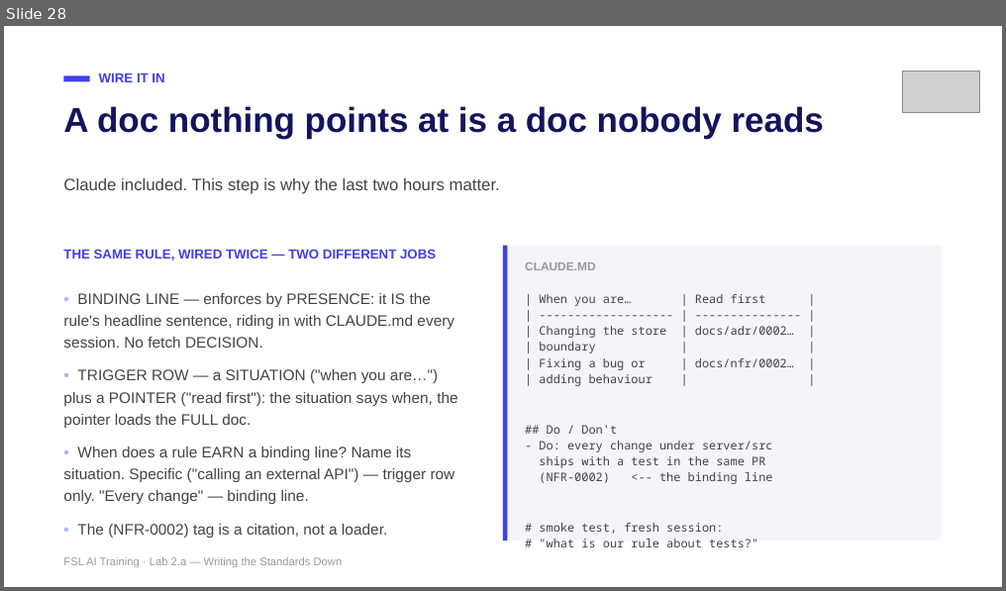
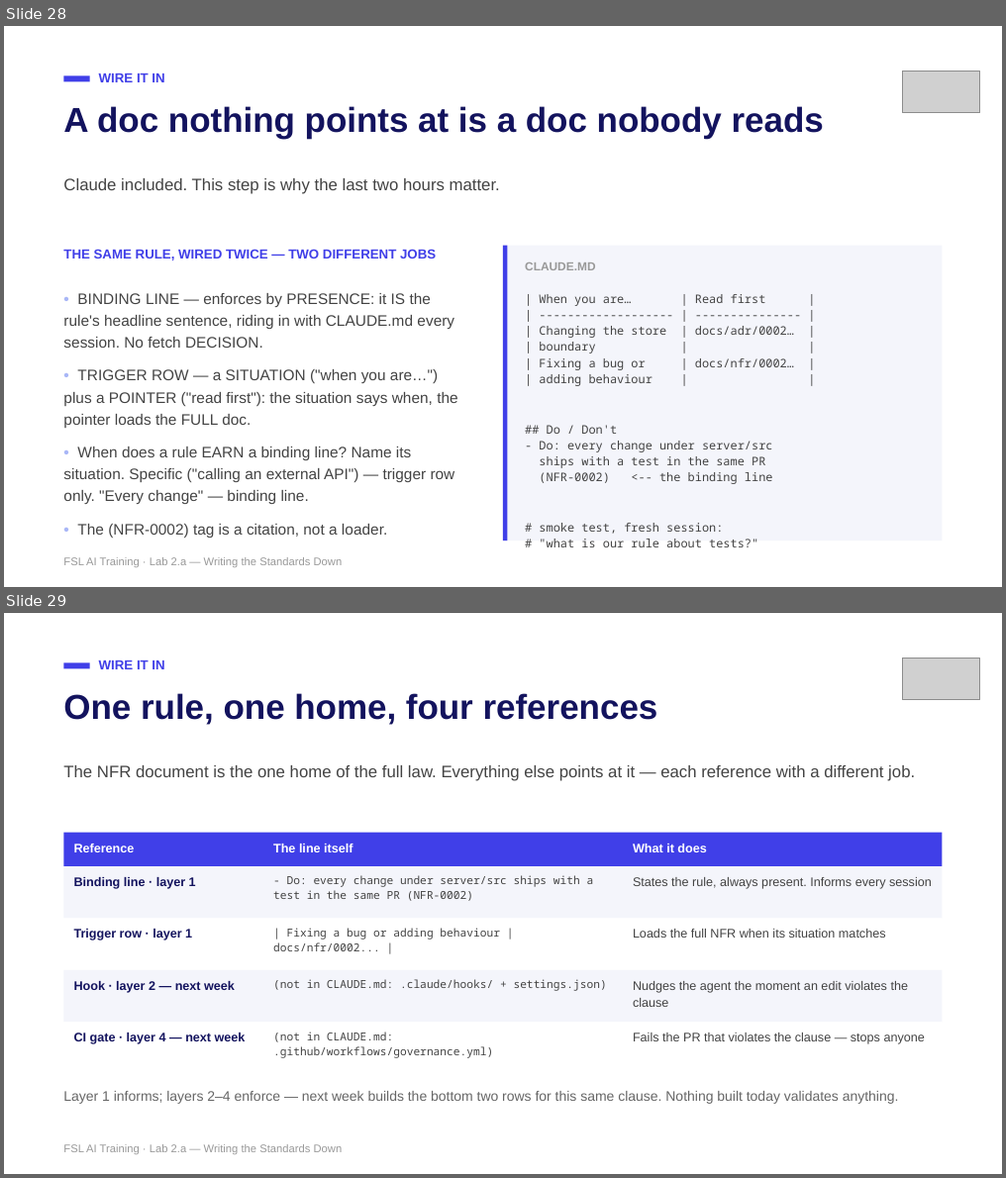
Before and after one commit to mike-tajmajer-fullstacklabs/fsl-taskboard-lab, a slide deck: docs/instructor/lab-2a-writing-the-standards-down.pptx. Shown one above the other, each under a label of ours: slide 28 before the commit, slides 28 and 29 after it. The pictures are 1006x591 and 1006x1178 pixels, drawn with LibreOffice and Linux fonts; fonts in the diff are those of the drawing; grey boxes stand for pictures. Boxes give left, top, right and bottom in pixels: in the first picture for what was removed or moved away, otherwise in the second. Text is boxed around its words. In the diff, an @@ line names an element or a change of style, - is before the commit and + after.

```diff
--- a/docs/instructor/lab-2a-writing-the-standards-down.pptx
+++ b/docs/instructor/lab-2a-writing-the-standards-down.pptx
@@ slide 29 added at <box>4,613,1002,1174</box>, background #FFFFFF @@
@@ rectangle added at <box>63,663,90,668</box>, fill #403FE8 @@
@@ text added at <box>99,661,164,669</box>, 9.5 pt, text #403FE8, bold @@
+WIRE IT IN
@@ picture added at <box>902,658,980,700</box> @@
@@ text added at <box>63,693,658,725</box>, 25 pt, text #13135E, bold @@
+One rule, one home, four references
@@ text added at <box>63,765,915,781</box>, 12 pt, text #434343 @@
+The NFR document is the one home of the full law. Everything else points at it — each reference with a different job.
@@ rectangle added at <box>63,833,943,866</box>, fill #403FE8 @@
@@ text added at <box>74,844,135,853</box>, 9 pt, text #FFFFFF, bold @@
+Reference
@@ text added at <box>273,844,352,853</box>, 9 pt, text #FFFFFF, bold @@
+The line itself
@@ text added at <box>633,844,706,853</box>, 9 pt, text #FFFFFF, bold @@
+What it does
@@ rectangle added at <box>63,866,943,918</box>, fill #F4F5FB @@
@@ text added at <box>74,877,196,889</box>, 9 pt, text #13135E, bold @@
+Binding line · layer 1
@@ text added at <box>273,875,594,901</box>, 8 pt, text #434343 @@
+- Do: every change under server/src ships with a test in the same PR (NFR-0002)
@@ text added at <box>633,877,932,889</box>, 9 pt, text #434343 @@
+States the rule, always present. Informs every session
@@ rectangle added at <box>63,918,943,970</box>, fill #FFFFFF @@
@@ text added at <box>74,929,192,941</box>, 9 pt, text #13135E, bold @@
+Trigger row · layer 1
@@ text added at <box>273,928,500,952</box>, 8 pt, text #434343 @@
+| Fixing a bug or adding behaviour | docs/nfr/0002... |
@@ text added at <box>633,929,886,938</box>, 9 pt, text #434343 @@
+Loads the full NFR when its situation matches
@@ rectangle added at <box>63,970,943,1022</box>, fill #F4F5FB @@
@@ text added at <box>74,981,235,993</box>, 9 pt, text #13135E, bold @@
+Hook · layer 2 — next week
@@ text added at <box>273,979,607,991</box>, 8 pt, text #434343 @@
+(not in CLAUDE.md: .claude/hooks/ + settings.json)
@@ text added at <box>633,981,909,1007</box>, 9 pt, text #434343 @@
+Nudges the agent the moment an edit violates the clause
@@ rectangle added at <box>63,1022,943,1074</box>, fill #FFFFFF @@
@@ text added at <box>74,1033,246,1045</box>, 9 pt, text #13135E, bold @@
+CI gate · layer 4 — next week
@@ text added at <box>273,1032,493,1059</box>, 8 pt, text #434343 @@
+(not in CLAUDE.md: .github/workflows/governance.yml)
@@ text added at <box>633,1033,925,1045</box>, 9 pt, text #434343 @@
+Fails the PR that violates the clause — stops anyone
@@ text added at <box>63,1091,899,1104</box>, 10 pt, text #666666 @@
+Layer 1 informs; layers 2–4 enforce — next week builds the bottom two rows for this same clause. Nothing built today validates anything.
@@ text added at <box>63,1145,343,1155</box>, 8 pt, text #999999 @@
+FSL AI Training · Lab 2.a — Writing the Standards Down
```
Also in this commit, not shown: 5 other files.
